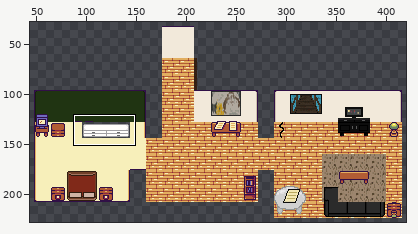
Sprite sheet: public/map2.png. Above: a wide view before the commit, with the close-up outlined.
Close-up. Earlier state:
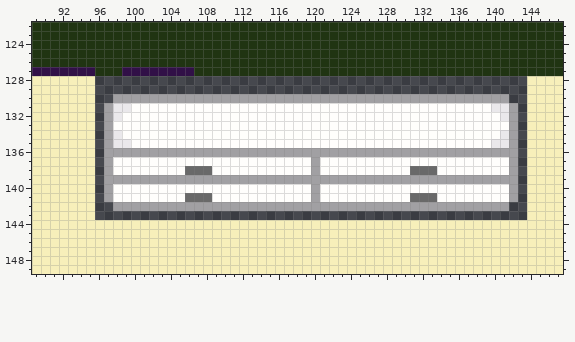
The file is 432x320 pixels. Colours within 5 levels of each other are drawn and written as one. Shown: x 89..147, y 122..149. The wide view leaves out empty margins.
Now the later version:
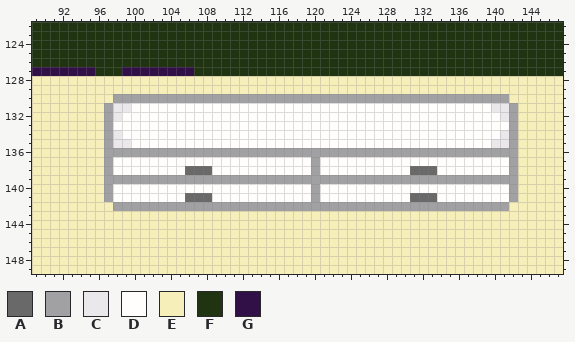
Palette (. is transparent): A #696969  B #a1a0a3  C #eae8eb  D #fffefc  E #f7efba  F #203412  G #311047
Change:
Colour E is added in rows 128 to 129 at x 96 to 143; in row 130 at x 96 to 97 and 142 to 143; in rows 131 to 141 at x 96 and 143; in row 142 at x 96 to 97 and 142 to 143; in row 143 at x 96 to 143.
Where, in picture pixels (left, top, right, bottom), the same in both close-ups:
added: (95, 76, 527, 220)
